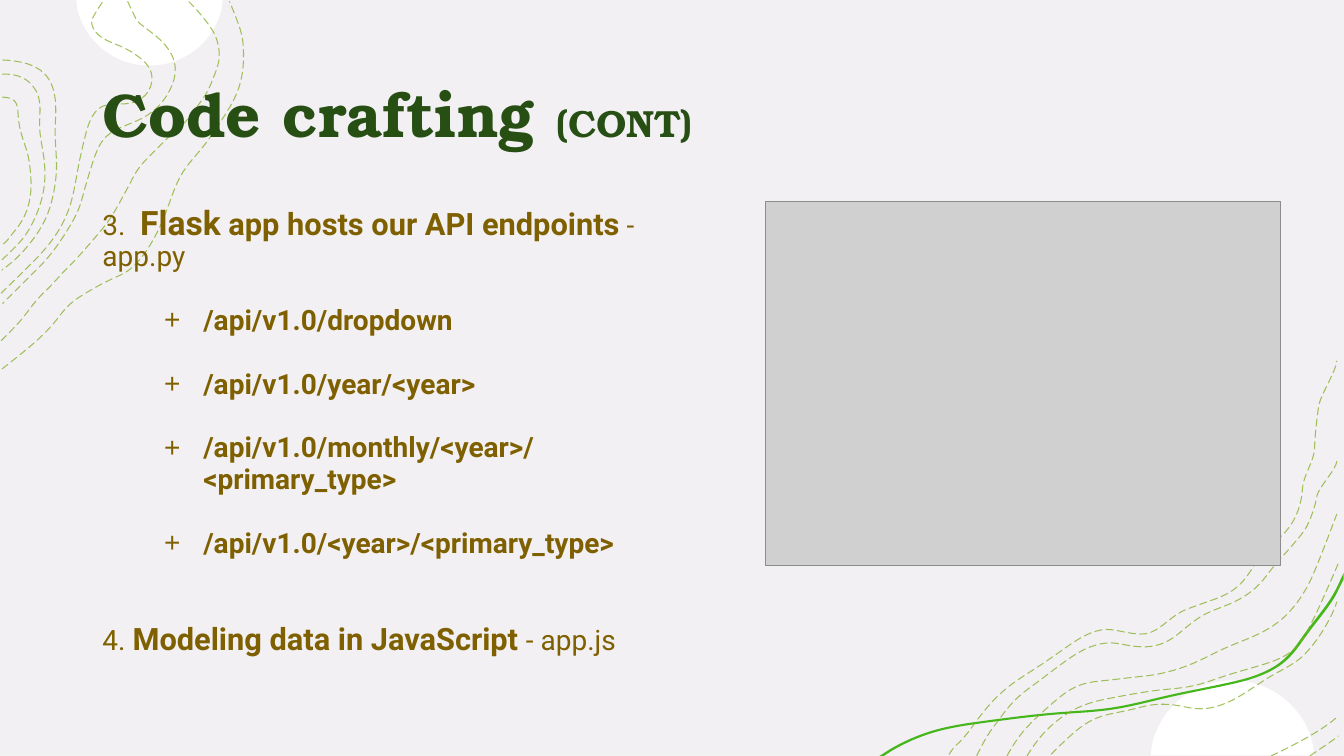
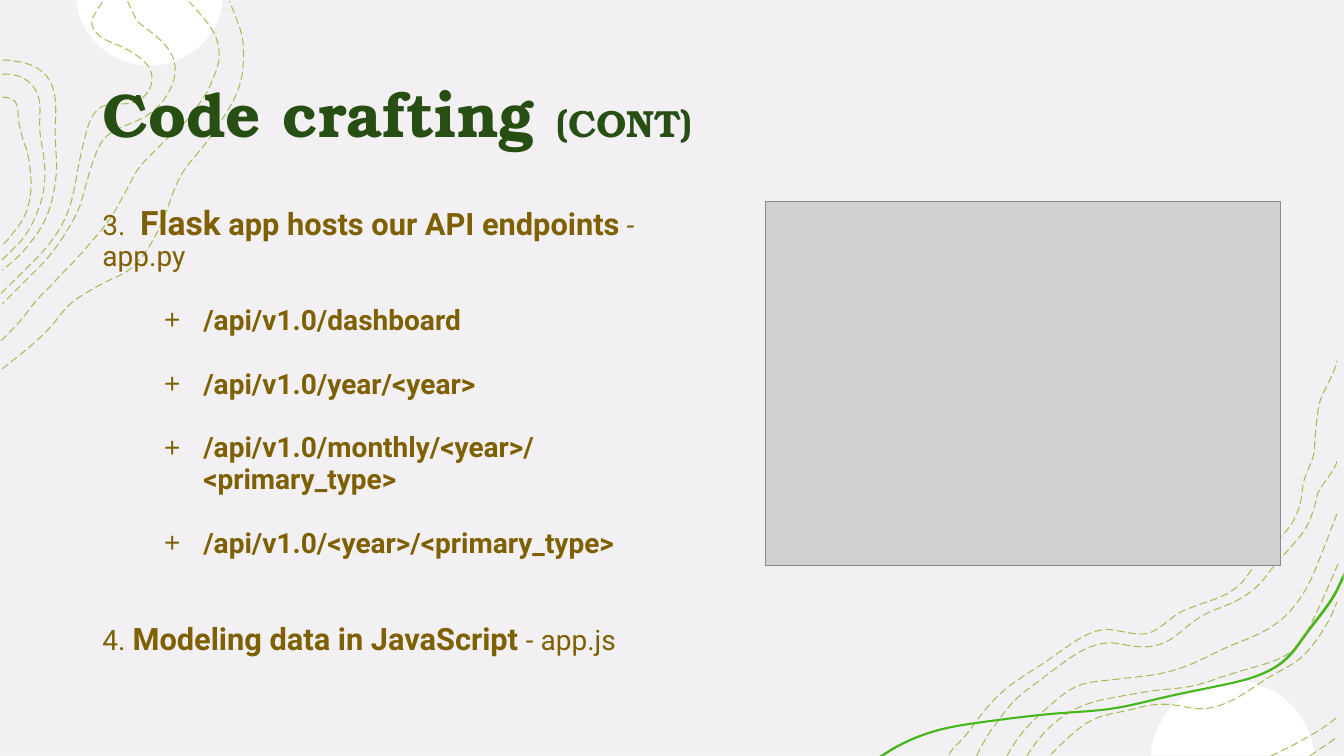
Before and after one commit to Karla-Flores/Chicago-Crime-Visualizing-Data, a slide deck: slide 4 of Chicago Crime 210816.pptx. Drawn at 1344x756 pixels with LibreOffice and Linux fonts; fonts in the diff are those of the drawing; grey boxes stand for pictures. Boxes give left, top, right and bottom in pixels: in the first picture for what was removed or moved away, otherwise in the second. Text is boxed around its words. In the diff, an @@ line names an element or a change of style, - is before the commit and + after.

Commit message:
Presentation - pdf update

```diff
--- a/Chicago Crime 210816.pptx
+++ b/Chicago Crime 210816.pptx
@@ text at [203, 309, 461, 336]: text changed @@
-+ /api/v1.0/dropdown
++ /api/v1.0/dashboard
```
Also in this commit, not shown: 1 other file.
